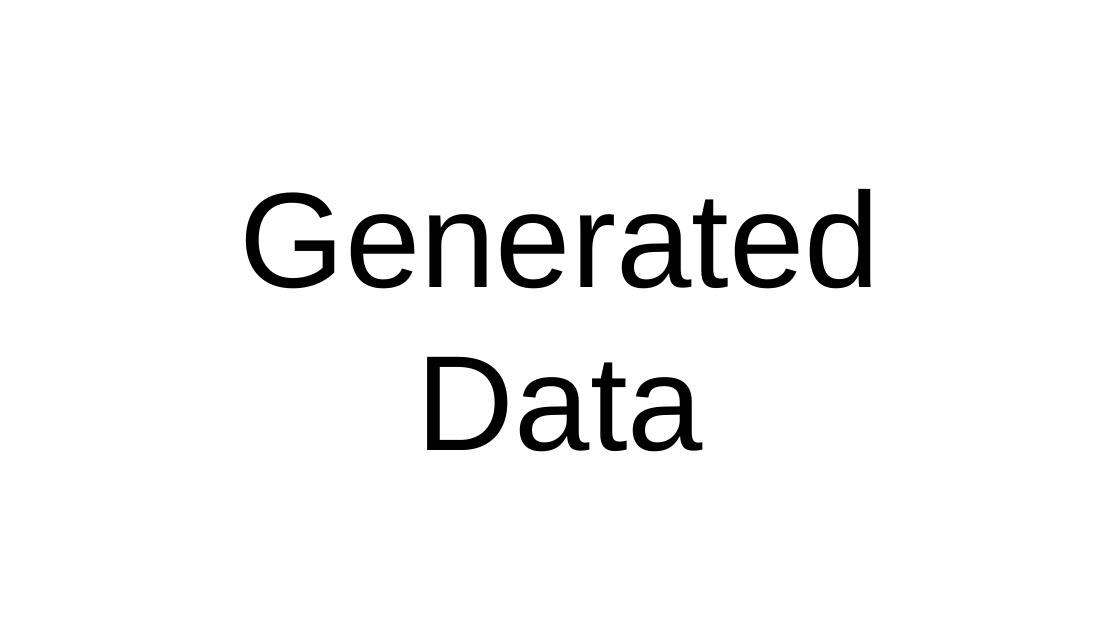
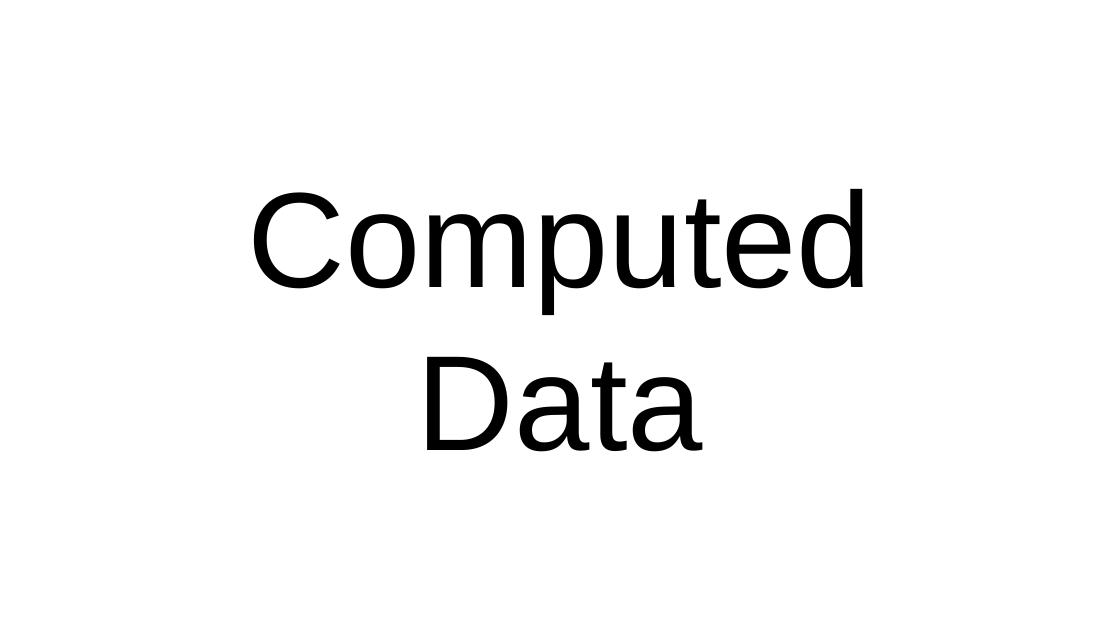
Before and after one commit to tebeka/talks, a slide deck: slide 25 of data-management/data-management.odp (slide 34 before the commit). Drawn at 1120x630 pixels with LibreOffice and Linux fonts; fonts in the diff are those of the drawing. Boxes give left, top, right and bottom in pixels: in the first picture for what was removed or moved away, otherwise in the second. Text is boxed around its words. In the diff, an @@ line names an element or a change of style, - is before the commit and + after.

```diff
--- a/data-management/data-management.odp
+++ b/data-management/data-management.odp
@@ title at [247,189,872,452]: text changed @@
-Generated
-Data
+Computed
+Data
```
Also in this commit, not shown: 3 other slides changed, 2 slides added, 10 slides removed.
